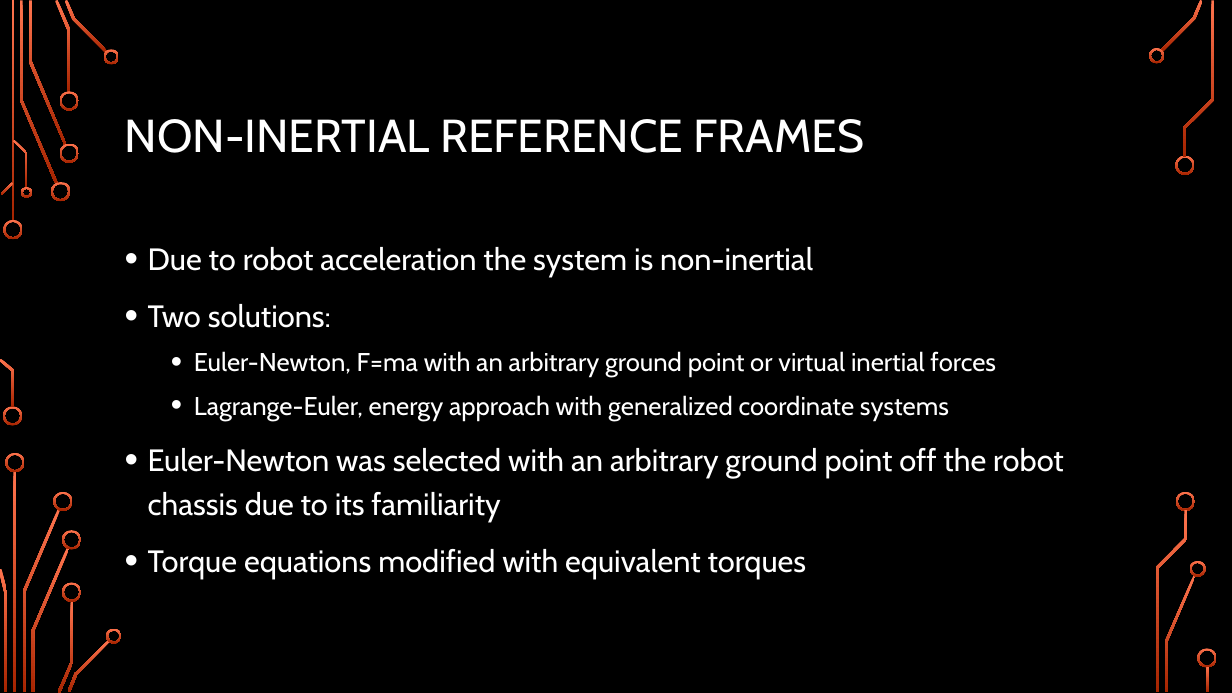
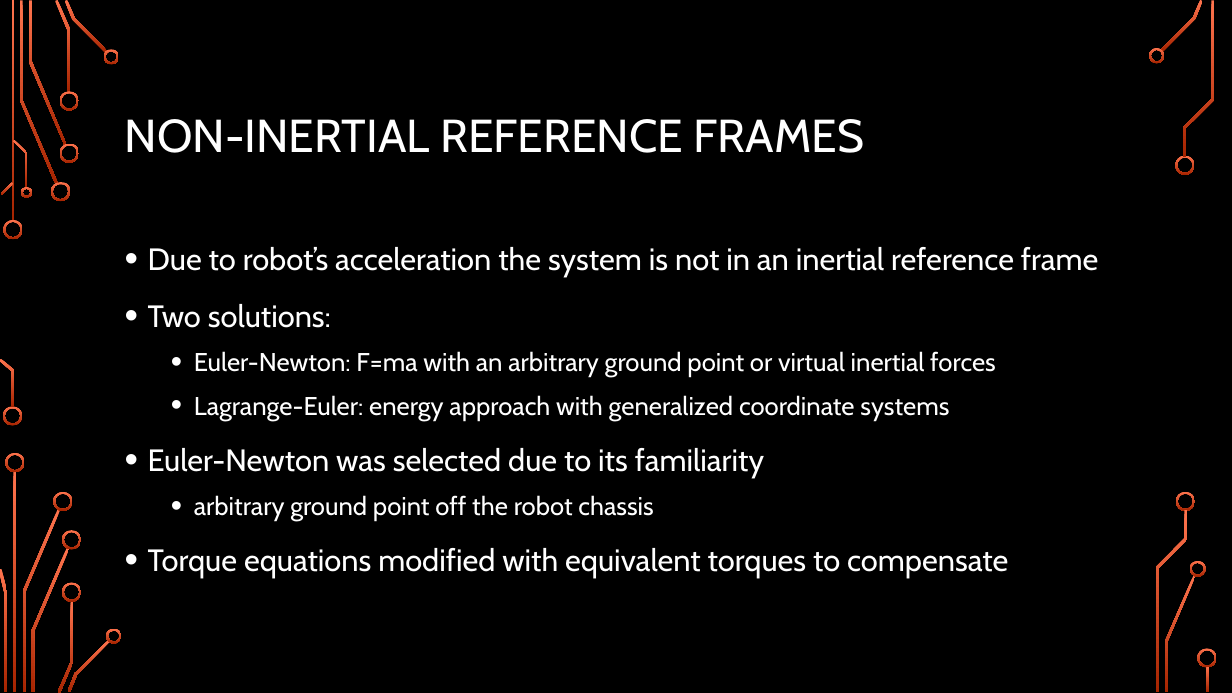
Before and after one commit to Logiant/AgileRoboticControls, a slide deck: slide 7 of Documentation/Presentation/Design Presentation/Design Presentation.pptx (slide 5 before the commit). Drawn at 1232x693 pixels with LibreOffice and Linux fonts; fonts in the diff are those of the drawing; background and template pictures are left out. Boxes give left, top, right and bottom in pixels: in the first picture for what was removed or moved away, otherwise in the second. Text is boxed around its words. In the diff, an @@ line names an element or a change of style, - is before the commit and + after.

```diff
--- a/Documentation/Presentation/Design Presentation/Design Presentation.pptx
+++ b/Documentation/Presentation/Design Presentation/Design Presentation.pptx
@@ text at (148,247,1098,276): text changed @@
-• Due to robot acceleration the system is non-inertial
+• Due to robot’s acceleration the system is not in an inertial reference frame
@@ text at (148,351,1008,578): text changed; size 24 to 20 pt @@
-  • Euler-Newton, F=ma with an arbitrary ground point or virtual inertial forces
-  • Lagrange-Euler, energy approach with generalized coordinate systems
-• Euler-Newton was selected with an arbitrary ground point off the robot chassis due to its familiarity
-• Torque equations modified with equivalent torques
+  • Euler-Newton: F=ma with an arbitrary ground point or virtual inertial forces
+  • Lagrange-Euler: energy approach with generalized coordinate systems
+• Euler-Newton was selected due to its familiarity
+  • arbitrary ground point off the robot chassis
+• Torque equations modified with equivalent torques to compensate
```
Also in this commit, not shown: 3 other slides changed, 3 slides added, 1 slide removed.
